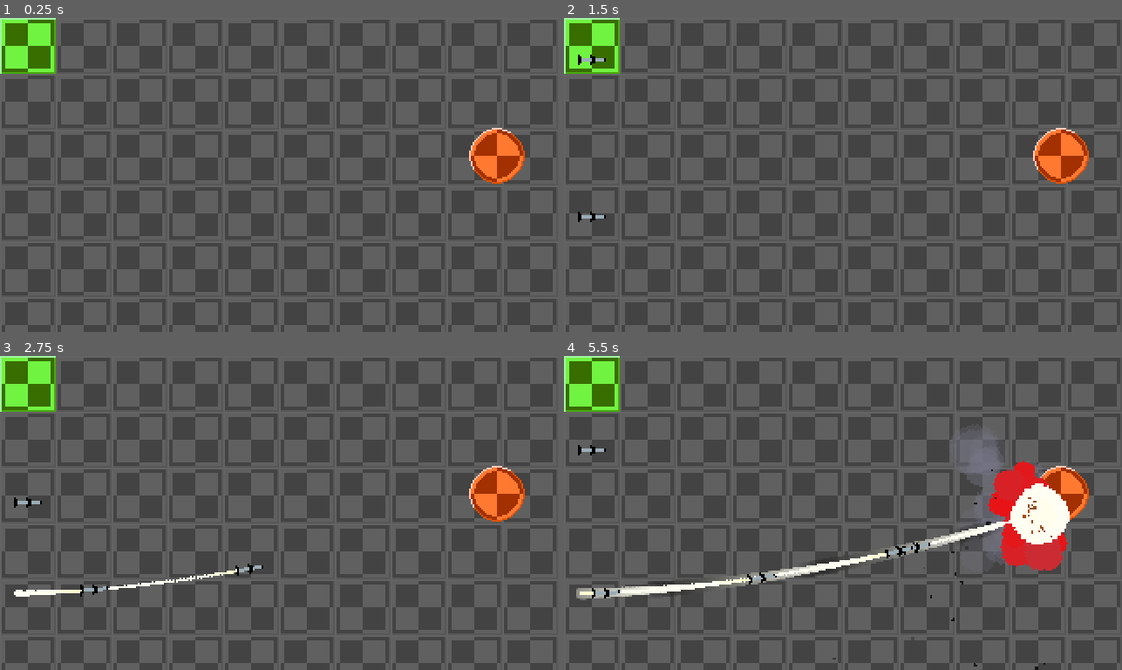
Above: before the commit, frames 1-4 (two rows, left to right).
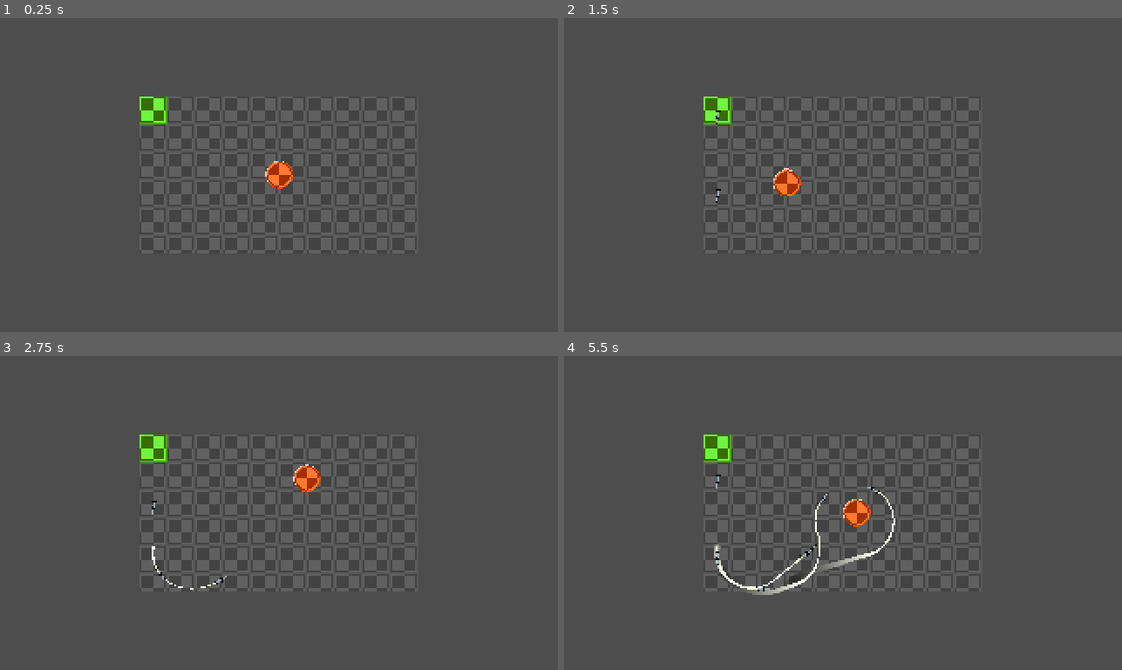
Above: after the commit, the same moments.

Repository: woliveira82/redot-rocket-prototype
Game: Godot game, scene res://main.tscn
The game is run twice, just before and just after one commit, with the same random seed, the same clock (stepped at 60 frames per second) and the same inputs. Before the commit the project starts from res://world.tscn.
Inputs (mouse positions are in pixels of both pictures, inside the frame that each line leads up to):
- Up to frame 1 (0.25 s): no input
- Up to frame 2 (1.5 s): tap Enter at 0.5 s; move the mouse to (965, 159) at 0.52 s; click (965, 159) at 0.67 s; move the mouse to (731, 190) at 1.27 s; click (731, 190) at 1.42 s
- Up to frame 3 (2.75 s): move the mouse to (334, 443) at 2.02 s; click (334, 443) at 2.17 s
- Up to frame 4 (5.5 s): move the mouse to (815, 575) at 2.77 s; click (815, 575) at 2.92 s; move the mouse to (1010, 560) at 3.52 s; click (1010, 560) at 3.67 s; move the mouse to (675, 465) at 4.27 s; click (675, 465) at 4.42 s; move the mouse to (870, 513) at 5.02 s; click (870, 513) at 5.17 s

The runs differ from the first frame. In frame 1, 14% of the frame differs, in the area x 0-95%, y 0-75%; in frame 2, 14%; in frame 3, 15%; in frame 4, 20%, in the area x 0-95%, y 0-100%.

Commit message:
fix: rocket turn

Diff:
--- a/world.tscn
+++ b/main.tscn
@@ -1,11 +1,11 @@
 [gd_scene load_steps=8 format=3 uid="uid://bipvi636nhukj"]
 
-[ext_resource type="Texture2D" uid="uid://bd6qyiw3vx2p1" path="res://assets/Placeholders-32x32-2.png" id="1_i6hea"]
-[ext_resource type="Texture2D" uid="uid://bwf4glsebewex" path="res://assets/Placeholders-32x32-27.png" id="1_wipqm"]
-[ext_resource type="Texture2D" uid="uid://wyke0ynloj7n" path="res://assets/Placeholders-32x32-11.png" id="2_ppl1k"]
-[ext_resource type="Script" path="res://launcher.gd" id="2_xn8o8"]
-[ext_resource type="PackedScene" uid="uid://dfaxytlllujgq" path="res://rocket.tscn" id="4_ujspe"]
-[ext_resource type="Script" path="res://target.gd" id="5_dhktq"]
+[ext_resource type="Texture2D" uid="uid://bwf4glsebewex" path="res://assets/Placeholders-32x32-27.png" id="1_tq4lo"]
+[ext_resource type="Script" path="res://launcher.gd" id="2_c6xf1"]
+[ext_resource type="PackedScene" uid="uid://dfaxytlllujgq" path="res://rocket.tscn" id="3_lm88y"]
+[ext_resource type="Texture2D" uid="uid://bd6qyiw3vx2p1" path="res://assets/Placeholders-32x32-2.png" id="4_tatta"]
+[ext_resource type="Script" path="res://target.gd" id="5_ltnnp"]
+[ext_resource type="Texture2D" uid="uid://wyke0ynloj7n" path="res://assets/Placeholders-32x32-11.png" id="6_38gdj"]
 
 [sub_resource type="CircleShape2D" id="CircleShape2D_n8uau"]
 
@@ -25,29 +25,30 @@
 grow_vertical = 2
 size_flags_horizontal = 3
 size_flags_vertical = 3
-texture = ExtResource("1_wipqm")
+mouse_filter = 2
+texture = ExtResource("1_tq4lo")
 expand_mode = 2
 stretch_mode = 1
 
 [node name="Launcher" type="Node2D" parent="World" node_paths=PackedStringArray("_target")]
 position = Vector2(16, 16)
-script = ExtResource("2_xn8o8")
-_rocket_scene = ExtResource("4_ujspe")
+script = ExtResource("2_c6xf1")
+_rocket_scene = ExtResource("3_lm88y")
 _target = NodePath("../Target")
 
 [node name="Sprite2D" type="Sprite2D" parent="World/Launcher"]
-texture = ExtResource("1_i6hea")
+texture = ExtResource("4_tatta")
 
 [node name="Timer" type="Timer" parent="World/Launcher"]
 wait_time = 3.0
 autostart = true
 
 [node name="Target" type="Node2D" parent="World"]
-position = Vector2(285, 79)
-script = ExtResource("5_dhktq")
+position = Vector2(288, 81)
+script = ExtResource("5_ltnnp")
 
 [node name="Sprite2D" type="Sprite2D" parent="World/Target"]
-texture = ExtResource("2_ppl1k")
+texture = ExtResource("6_38gdj")
 
 [node name="Area2D" type="Area2D" parent="World/Target"]
 collision_layer = 2
@@ -58,5 +59,6 @@
 
 [node name="Camera2D" type="Camera2D" parent="."]
 position = Vector2(160, 90)
+zoom = Vector2(0.5, 0.5)
 
 [connection signal="timeout" from="World/Launcher/Timer" to="World/Launcher" method="_on_timer_timeout"]
--- a/project.godot
+++ b/project.godot
@@ -11,7 +11,7 @@
 [application]
 
 config/name="Rocket-lauch"
-run/main_scene="res://world.tscn"
+run/main_scene="res://main.tscn"
 config/features=PackedStringArray("4.3", "Forward Plus")
 config/icon="res://icon.svg"
 
--- a/rocket.gd
+++ b/rocket.gd
@@ -1,13 +1,13 @@
 extends Node2D
 
 const MAX_SPEED := 120.0
-const MANUVER_SPEED := 120.0
+const MANUVER_SPEED := 80.0
 const DOWN_ANGLE := 1.57079637050629
 
 var _speed := MAX_SPEED
 var _active := false
 var _target: Node2D
-var _angle: float = 0.0
+var _max_turn := 2.0
 
 @onready var area_2d: Area2D = $Area2D
 @onready var smoke_particles: CPUParticles2D = $SmokeParticles
@@ -16,24 +16,22 @@
 @onready var sprite_2d: Sprite2D = $Sprite2D
 @onready var destroy_timer: Timer = $DestroyTimer
 
+var target_direction: float
+
 
 func _physics_process(delta: float) -> void:
-	var target_direction: float = (_target.global_position - global_position).angle()
+	target_direction = (_target.global_position - global_position).angle()
 
 	if _active:
-		var angle_dif = wrapf(target_direction - _angle, -PI, PI)
+		var angle_dif = wrapf(target_direction - rotation, -PI, PI)
 		_speed = MANUVER_SPEED if abs(angle_dif) > 1 else MAX_SPEED
 
-		if abs(angle_dif) > PI:
-			angle_dif = sign(angle_dif) * PI
-
-		rotation += angle_dif * delta
-		_angle = rotation
+		rotation += (sign(angle_dif) * _max_turn * delta)
 
 	else:
-		_angle = DOWN_ANGLE
+		rotation = DOWN_ANGLE
 
-	position += _speed * Vector2.from_angle(_angle) * delta
+	position += _speed * Vector2.from_angle(rotation) * delta
 
 
 func set_target(target: Node2D) -> void:
@@ -49,7 +47,6 @@
 	explosion_particles.emitting = true
 	fragments_particles.emitting = true
 	smoke_particles.emitting = false
-	_active = false
 	area_2d.monitoring = false
 	area_2d.monitorable = false
 	sprite_2d.hide()
--- a/target.gd
+++ b/target.gd
@@ -2,4 +2,4 @@
 
 
 func _process(_delta: float) -> void:
-	pass # position = get_viewport().get_mouse_position()
+	position = get_viewport().get_mouse_position()
